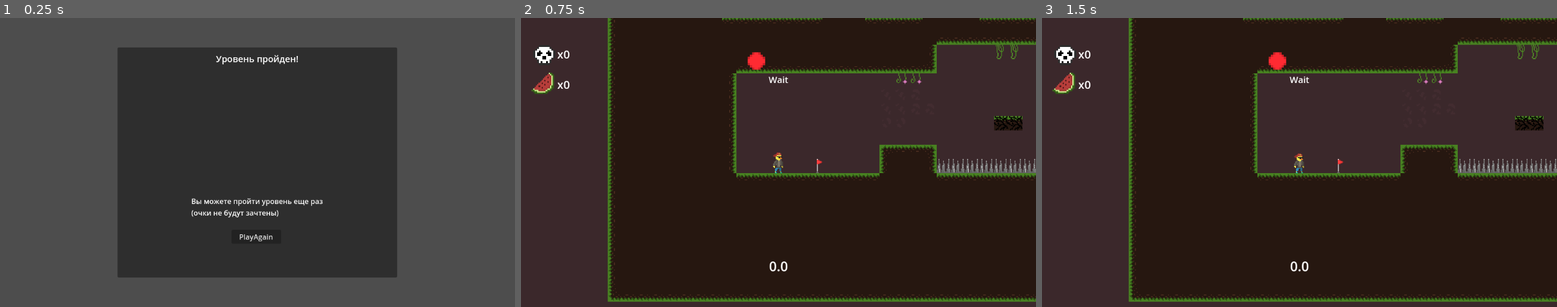
Above: before the commit, frames 1-3 (left to right).
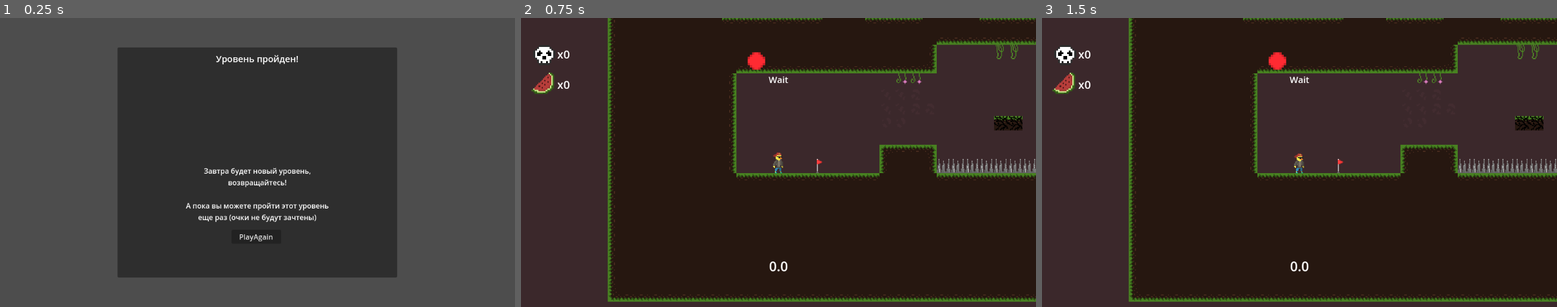
Above: after the commit, the same moments.

Repository: Wizz0/utervania
Game: Godot game, scene res://scenes/finish_menu.tscn
Two runs of this game, one before a commit and one after it. Both use one fixed random seed, a clock stepped at 60 frames per second and the inputs below. This scene is started directly instead of the project's main scene.
Inputs:
- Up to frame 1 (0.25 s): no input
- Up to frame 2 (0.75 s): click "PlayAgain" at 0.5 s
- Up to frame 3 (1.5 s): tap Enter at 1.25 s; hold Right (ui_right) from 1.28 s (still down); tap Shift (dash) at 1.35 s

The runs differ from the first frame. In frame 1, 1.3% of the frame differs, in the area x 36-64%, y 51-71%; in frame 2, nothing differs; in frame 3, nothing differs.

Commit message:
updated ui

Diff:
--- a/game_client/scenes/finish_menu.tscn
+++ b/game_client/scenes/finish_menu.tscn
@@ -73,14 +73,18 @@
 anchor_top = 0.5
 anchor_right = 0.5
 anchor_bottom = 0.5
-offset_left = -147.5
-offset_top = 75.0
-offset_right = 147.5
-offset_bottom = 132.0
+offset_left = -160.0
+offset_top = 7.0
+offset_right = 160.0
+offset_bottom = 144.0
 grow_horizontal = 2
 grow_vertical = 2
-text = "Вы можете пройти уровень еще раз
-(очки не будут зачтены)"
+text = "Завтра будет новый уровень,
+возвращайтесь!
+
+А пока вы можете пройти этот уровень
+еще раз (очки не будут зачтены)"
+horizontal_alignment = 1
 
 [node name="Button" type="Button" parent="Control"]
 layout_mode = 1
--- a/game_client/scripts/uter.gd
+++ b/game_client/scripts/uter.gd
@@ -10,7 +10,7 @@
 var current_score = 0
 var final_score = 0
 var death_count: int = 0
-var item_count: int = 0
+var items_count: int = 0
 
 @onready var camera: Camera2D = $Camera2D
 @onready var anim: AnimatedSprite2D = $AnimatedSprite2D
@@ -104,14 +104,14 @@
 	print("=== РЕЗУЛЬТАТЫ ЗАБЕГА ===")
 	print("Время: ", timer_label.text)
 	print("Базовые очки: ", int(MAX_SCORE * exp(-DECAY_RATE * elapsed_time)))
-	print("Собрано арбузов: ", item_count, "/", MAX_ITEMS)
-	print("Бонус за арбузы: +", ITEM_BONUS * (item_count / float(MAX_ITEMS)) * 100, "%")
+	print("Собрано арбузов: ", items_count, "/", MAX_ITEMS)
+	print("Бонус за арбузы: +", ITEM_BONUS * (items_count / float(MAX_ITEMS)) * 100, "%")
 	print("Количество смертей: ", death_count)
 	print("Штраф за смерти: -", death_count * DEATH_PENALTY * 100, "%")
 	print("Итоговые очки: ", final_score_value)
 
 	var finish_menu = load("res://scenes/finish_menu.tscn").instantiate()
-	finish_menu.setup(final_score_value, timer_label.text, item_count, death_count)
+	finish_menu.setup(final_score_value, timer_label.text, items_count, death_count)
 	get_tree().get_root().add_child(finish_menu)
 
 	info_label.text = ""
@@ -141,7 +141,7 @@
 func calculate_final_score():
 	var base_score = MAX_SCORE * exp(-DECAY_RATE * elapsed_time)
 
-	var item_multiplier = 1.0 + ITEM_BONUS * (item_count / float(MAX_ITEMS))
+	var item_multiplier = 1.0 + ITEM_BONUS * (items_count / float(MAX_ITEMS))
 	var death_penalty_multiplier = 1.0 - (death_count * DEATH_PENALTY)
 	death_penalty_multiplier = max(0, death_penalty_multiplier)  # не уходим в минус
 
@@ -173,14 +173,14 @@
 	display_ability_info(ability)
 
 func add_item(num):
-	item_count += num
+	items_count += num
 	update_item_display()
 
 func display_final_score(value):
 	info_label.text = "Final Score: " + str(value)
 
 func update_item_display():
-	$HUD/ItemCounter/Label.text = "x" + str(item_count)
+	$HUD/ItemCounter/Label.text = "x" + str(items_count)
 
 func update_death_display():
 	$HUD/DeathCounter/Label.text = "x" + str(death_count)
